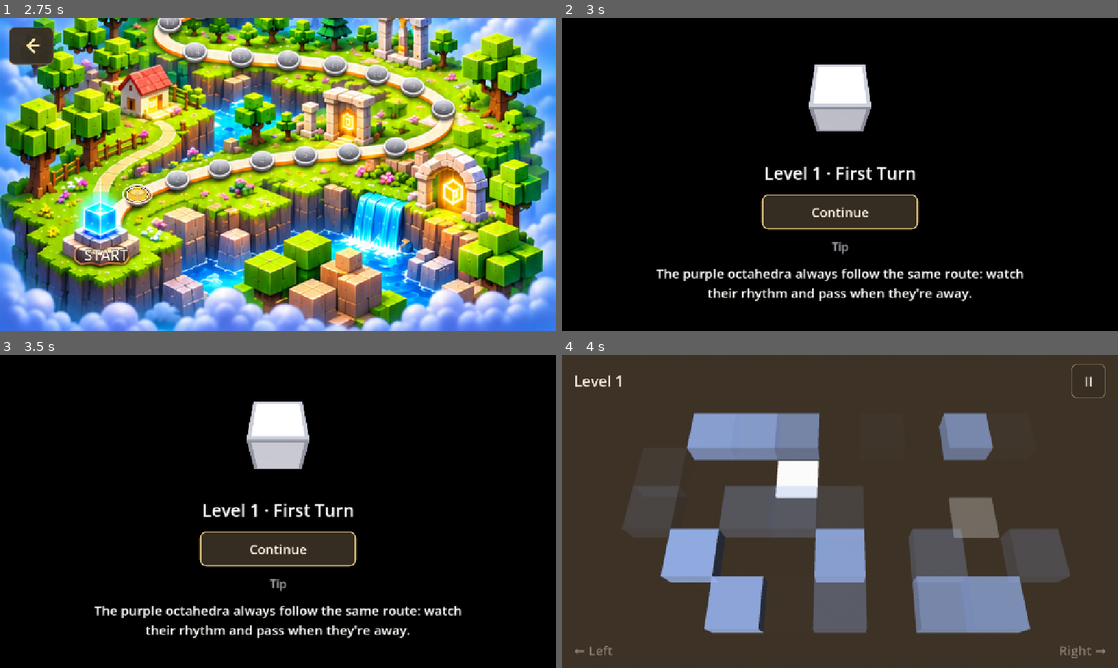
Above: before the commit, frames 1-4 (two rows, left to right).
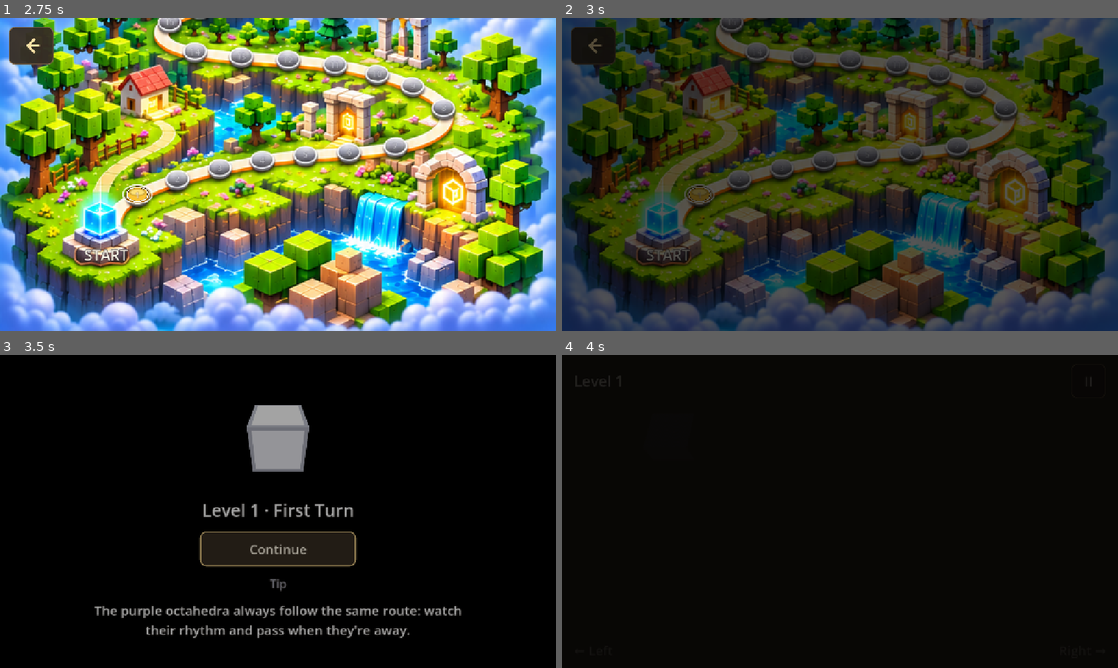
Above: after the commit, the same moments.

Repository: tonyjdev/mazecube
Game: Godot game, scene res://scenes/menu.tscn
Same seed, same stepped clock (60 frames per second), same inputs: the game is played once before the commit and once after it.
Inputs (mouse positions are in pixels of both pictures, inside the frame that each line leads up to):
- Up to frame 1 (2.75 s): click "Play" at 0.5 s; click (33, 46) at 1.25 s; click "Play" at 2 s
- Up to frame 2 (3 s): tap Enter (next_level) at 2.75 s; drag from (840, 174) to (895, 105) at 2.77 s
- Up to frame 3 (3.5 s): no input
- Up to frame 4 (4 s): click "Continue" at 3.5 s

Frame 1 is identical in both runs. In frame 2, 93% of the frame differs, in the area x 0-100%, y 0-100%; in frame 3, 4.6%; in frame 4, 100%.

Commit message:
Fundidos a negro, aparición en diagonal y llave que sube al cubo
- Fundido a negro global en GameState (fade_to_black/fade_from_black,
  por encima de todo). Antes de la pantalla de carga la pantalla actual
  funde a negro y la carga aparece desde negro; al pulsar Continuar vuelve
  a fundir a negro y se quita.
- Reiniciar (pausa, Repetir o R) detiene el juego, funde a negro,
  reconstruye el nivel y la partida aparece desde negro (0,6 s) a la vez
  que el tablero.
- El tablero aparece por diagonales, de arriba a la izquierda a abajo a la
  derecha, en lugar de en orden aleatorio. Los materiales del fundido
  escriben profundidad para que el suelo y las paredes (un solo objeto
  transparente cada uno) no tapen lo que tienen encima.
- Al coger una llave, sube desde su sitio en el mapa hasta encima del
  cubo (0,45 s), siguiéndolo aunque siga rodando.
- La pantalla de carga ya no se desvanece sola.
- Especificación al día.

Co-Authored-By: Claude Opus 5.5 <noreply@anthropic.com>

Diff:
--- a/scripts/game.gd
+++ b/scripts/game.gd
@@ -21,8 +21,10 @@
 ## RESUME_RAMP_TIME segundos con una curva ease-in cúbica (empieza muy
 ## despacio y acelera).
 ##
-## Inicio del nivel (al entrar o reiniciar): el tablero aparece casilla a
-## casilla (Level.start_reveal) y después aparece el cubo
+## Inicio del nivel (al entrar o reiniciar): la pantalla funde a negro (al
+## reiniciar; al entrar ya viene en negro de la pantalla de carga), aparece
+## desde negro mientras el tablero aparece en diagonal (Level.start_reveal) y
+## después aparece el cubo
 ## (RollingCube.appear); los enemigos no se mueven hasta que el cubo empieza
 ## a rodar.
 ## Al llegar a la meta se marca el nivel como completado y se muestra otro
@@ -75,6 +77,8 @@
 var _speed_tween: Tween
 ## Cuenta de inicios del nivel: un reinicio cancela la secuencia anterior.
 var _intro_id := 0
+## Fundiendo a negro para reiniciar.
+var _restarting := false
 
 @onready var level: Level = $Level
 @onready var cube: RollingCube = $Cube
@@ -137,13 +141,13 @@
 	pause_button.pressed.connect(_set_paused.bind(true))
 	%ContinueButton.pressed.connect(_set_paused.bind(false))
 	%RestartButton.pressed.connect(func() -> void:
+		# Sigue en pausa mientras la pantalla funde a negro.
 		_close_pause_menu()
-		get_tree().paused = false
-		_restart())
+		_restart_with_fade())
 	%DragArea.gui_input.connect(_on_drag_area_input)
 	%QuitButton.pressed.connect(GameState.go_to_menu.bind("levels"))
 	next_button.pressed.connect(_next_level)
-	%RetryButton.pressed.connect(_restart)
+	%RetryButton.pressed.connect(_restart_with_fade)
 	%LevelsButton.pressed.connect(GameState.go_to_menu.bind("levels"))
 
 	left_hint.modulate.a = HINT_IDLE_ALPHA
@@ -199,7 +203,7 @@
 		_keys_held[RollingCube.TURN_RIGHT] = true
 		_press_side(RollingCube.TURN_RIGHT)
 	elif event.is_action_pressed("restart"):
-		_restart()
+		_restart_with_fade()
 	elif event.is_action_pressed("next_level") and complete_menu.visible:
 		_next_level()
 	elif OS.is_debug_build() and event is InputEventKey and event.pressed and not event.echo:
@@ -249,7 +253,7 @@
 ## vuelve a su sitio con el juego aún en pausa y después se reanuda.
 func _set_paused(paused: bool) -> void:
 	if paused:
-		if complete_menu.visible or pause_menu.visible:
+		if complete_menu.visible or pause_menu.visible or _restarting:
 			return
 		_stop_speed_ramp()
 		get_tree().paused = true
@@ -314,6 +318,20 @@
 		_drag_last = motion.position
 
 
+## Reinicio con transición: el juego se detiene, la pantalla funde a negro,
+## se reconstruye el nivel y vuelve a aparecer desde negro (ver _play_intro).
+func _restart_with_fade() -> void:
+	if _restarting or GameState.is_loading:
+		return
+	_restarting = true
+	_stop_speed_ramp()
+	get_tree().paused = true
+	await GameState.fade_to_black()
+	get_tree().paused = false
+	_restarting = false
+	_restart()
+
+
 func _restart() -> void:
 	# Reconstruir el tablero devuelve a su sitio llaves, puertas y muros.
 	level.build()
@@ -332,6 +350,13 @@
 	_intro_id += 1
 	var id := _intro_id
 	level.start_reveal()
+	# Toda la pantalla aparece desde negro a la vez que el tablero (al entrar
+	# desde la pantalla de carga, cuando esta ya se ha quitado).
+	while GameState.is_loading:
+		await get_tree().process_frame
+	if id != _intro_id:
+		return
+	GameState.fade_from_black()
 	await level.reveal_finished
 	if id != _intro_id:
 		return
--- a/scripts/game_state.gd
+++ b/scripts/game_state.gd
@@ -10,6 +10,8 @@
 ## - Vibración del móvil (vibrate()), que respeta el ajuste.
 ## - Traducciones: se registran al arrancar a partir de Translations.
 ## - Navegación entre el menú y la partida.
+## - Fundido a negro de toda la pantalla (fade_to_black / fade_from_black),
+##   por encima de todo, para las transiciones al cargar o reiniciar un nivel.
 
 const PROGRESS_PATH := "user://progress.cfg"
 const SETTINGS_PATH := "user://settings.cfg"
@@ -19,6 +21,10 @@
 ## Fotogramas que se deja el nivel construido detrás de la pantalla de carga
 ## antes de mostrar Continuar (para que se compilen sus materiales).
 const LOADING_SETTLE_FRAMES := 4
+## Fundidos: hacia negro (antes de cargar o reiniciar) y desde negro.
+const FADE_OUT_TIME := 0.35
+const FADE_IN_TIME := 0.6
+const FADE_LAYER := 120
 ## Vibraciones: (duración en ms, intensidad de 0 a 1).
 const VIBRATION_WALL_BROKEN := Vector2(90, 0.8)
 const VIBRATION_TURN_REJECTED := Vector2(18, 0.25)
@@ -46,6 +52,9 @@
 var _completed: Array[int] = []
 ## Truco para pruebas: todos los niveles desbloqueados (ver unlock_all_levels).
 var _all_unlocked := false
+## Capa negra de los fundidos y su animación en curso.
+var _fade_rect: ColorRect
+var _fade_tween: Tween
 
 
 func _ready() -> void:
@@ -53,6 +62,44 @@
 	_load_settings()
 	_load_progress()
 	apply_settings()
+	_build_fader()
+
+
+# --- Fundidos a negro -------------------------------------------------------
+
+func _build_fader() -> void:
+	var layer := CanvasLayer.new()
+	layer.layer = FADE_LAYER
+	layer.process_mode = Node.PROCESS_MODE_ALWAYS
+	add_child(layer)
+	_fade_rect = ColorRect.new()
+	_fade_rect.color = Color(0, 0, 0, 0)
+	_fade_rect.mouse_filter = Control.MOUSE_FILTER_IGNORE
+	_fade_rect.set_anchors_preset(Control.PRESET_FULL_RECT)
+	layer.add_child(_fade_rect)
+
+
+## Oscurece la pantalla hasta negro absoluto (se puede esperar con await).
+## Mientras está negra no deja pasar toques ni clics.
+func fade_to_black(duration := FADE_OUT_TIME) -> void:
+	_fade_rect.mouse_filter = Control.MOUSE_FILTER_STOP
+	_start_fade(1.0, duration)
+	await _fade_tween.finished
+
+
+## Aclara la pantalla desde negro absoluto (se puede esperar con await).
+func fade_from_black(duration := FADE_IN_TIME) -> void:
+	_fade_rect.color.a = 1.0
+	_fade_rect.mouse_filter = Control.MOUSE_FILTER_IGNORE
+	_start_fade(0.0, duration)
+	await _fade_tween.finished
+
+
+func _start_fade(alpha: float, duration: float) -> void:
+	if _fade_tween and _fade_tween.is_valid():
+		_fade_tween.kill()
+	_fade_tween = _fade_rect.create_tween().set_ignore_time_scale(true)
+	_fade_tween.tween_property(_fade_rect, "color:a", alpha, duration)
 
 
 # --- Progreso ---------------------------------------------------------------
@@ -198,16 +245,21 @@
 ## 3. Se cambia a la escena del juego, que se construye en pausa detrás de la
 ##    pantalla de carga, y se dejan pasar unos fotogramas para que se preparen
 ##    sus materiales.
-## 4. Aparece el botón Continuar; al pulsarlo, el juego se reanuda.
+## 4. Aparece el botón Continuar; al pulsarlo, la pantalla funde a negro, se
+##    quita la pantalla de carga y el juego se reanuda (la partida aparece
+##    después desde negro, ver Game).
+## Antes de todo, la pantalla actual funde a negro.
 func play_level(index: int) -> void:
 	if is_loading:
 		return
 	current_level = clampi(index, 0, Levels.count() - 1)
 	is_loading = true
 	var tree := get_tree()
+	await fade_to_black()
 	tree.paused = false
 	var screen := LoadingScreen.new(current_level)
 	tree.root.add_child(screen)
+	fade_from_black()
 	# Dos fotogramas para que la pantalla de carga se vea antes de cargar nada.
 	await tree.process_frame
 	await tree.process_frame
@@ -226,6 +278,8 @@
 		await tree.process_frame
 	screen.mark_loaded()
 	await screen.continued
+	await fade_to_black()
+	screen.queue_free()
 	tree.paused = false
 	is_loading = false
 
--- a/scripts/level.gd
+++ b/scripts/level.gd
@@ -29,7 +29,8 @@
 ## Las filas crecen hacia +Z (hacia abajo en pantalla) y las columnas hacia +X.
 ##
 ## Aparición (start_reveal): al empezar o reiniciar el nivel, el tablero se
-## dibuja casilla a casilla en orden aleatorio en REVEAL_TIME segundos: cada
+## dibuja casilla a casilla en diagonal, de arriba a la izquierda a abajo a
+## la derecha, en REVEAL_TIME segundos: cada
 ## casilla (suelo, pared, roca y lo que haya encima) aparece en su sitio y
 ## con su tamaño, pasando de transparente a opaca. Mientras tanto los enemigos están
 ## quietos (ver set_enemies_frozen). Al acabar emite reveal_finished.
@@ -407,6 +408,11 @@
 
 
 ## Quita la llave del mapa y devuelve su color.
+## Posición y giro (globales) de la llave de esa casilla en el mapa.
+func key_transform(cell: Vector2i) -> Transform3D:
+	return _keys[cell]["node"].global_transform if _keys.has(cell) else Transform3D()
+
+
 func take_key(cell: Vector2i) -> String:
 	var color := key_color(cell)
 	if color != "":
@@ -460,24 +466,33 @@
 
 # --- Aparición del tablero -----------------------------------------------------
 
-## Oculta el tablero y lo hace aparecer casilla a casilla (ver REVEAL_TIME).
+## Oculta el tablero y lo hace aparecer casilla a casilla en diagonal, desde
+## arriba a la izquierda (ver REVEAL_TIME).
 ## Los enemigos se quedan quietos hasta set_enemies_frozen(false).
 func start_reveal() -> void:
 	_reveal_time = 0.0
 	_reveal_delays.clear()
 	var max_delay := REVEAL_TIME - REVEAL_FADE_TIME
+	var grid := get_grid_size()
+	# Cada diagonal (x + z constante) empieza algo después de la anterior.
+	var diagonals := maxf(1.0, grid.x + grid.y - 2)
 	for z in layout.size():
 		for x in layout[z].length():
-			_reveal_delays[Vector2i(x, z)] = randf() * max_delay
+			_reveal_delays[Vector2i(x, z)] = (x + z) / diagonals * max_delay
+	# Los materiales del fundido escriben profundidad: si no, el suelo y las
+	# paredes (un solo objeto transparente cada uno) taparían lo que tienen
+	# encima según el orden en que se dibujen.
 	for entry in _reveal_multimeshes:
-		(entry["material"] as BaseMaterial3D).transparency = BaseMaterial3D.TRANSPARENCY_ALPHA
+		var mat: BaseMaterial3D = entry["material"]
+		mat.transparency = BaseMaterial3D.TRANSPARENCY_ALPHA
+		mat.depth_draw_mode = BaseMaterial3D.DEPTH_DRAW_ALWAYS
 	_reveal_nodes.clear()
 	for child in get_children():
 		var node := child as Node3D
 		if node == null or node is MultiMeshInstance3D or node.is_queued_for_deletion():
 			continue
 		var cell := Vector2i(roundi(node.position.x / CELL_SIZE), roundi(node.position.z / CELL_SIZE))
-		_reveal_nodes.append({"delay": _reveal_delays.get(cell, randf() * max_delay),
+		_reveal_nodes.append({"delay": _reveal_delays.get(cell, 0.0),
 			"materials": _fade_materials(node)})
 	set_enemies_frozen(true)
 	_revealing = true
@@ -511,7 +526,9 @@
 		var multimesh: MultiMesh = entry["multimesh"]
 		for i in multimesh.instance_count:
 			multimesh.set_instance_color(i, Color.WHITE)
-		(entry["material"] as BaseMaterial3D).transparency = BaseMaterial3D.TRANSPARENCY_DISABLED
+		var mat: BaseMaterial3D = entry["material"]
+		mat.transparency = BaseMaterial3D.TRANSPARENCY_DISABLED
+		mat.depth_draw_mode = BaseMaterial3D.DEPTH_DRAW_OPAQUE_ONLY
 	for entry in _reveal_nodes:
 		for item: Dictionary in entry["materials"]:
 			var mesh_instance: MeshInstance3D = item["node"]
@@ -580,6 +597,7 @@
 	var fade := base.duplicate() as BaseMaterial3D
 	if fade.transparency == BaseMaterial3D.TRANSPARENCY_DISABLED:
 		fade.transparency = BaseMaterial3D.TRANSPARENCY_ALPHA
+		fade.depth_draw_mode = BaseMaterial3D.DEPTH_DRAW_ALWAYS
 	return fade
 
 
--- a/scripts/loading_screen.gd
+++ b/scripts/loading_screen.gd
@@ -3,8 +3,8 @@
 ## Pantalla de carga de un nivel: fondo negro, el cubo del juego volcando en
 ## el centro, el número y nombre del nivel, «Cargando…» y debajo un consejo
 ## elegido al azar de TIPS. Cuando el nivel está listo (mark_loaded), el texto
-## de carga se cambia por el botón Continuar; al pulsarlo se emite continued y
-## la pantalla se desvanece y se libera sola.
+## de carga se cambia por el botón Continuar; al pulsarlo se emite continued
+## (GameState funde a negro y la quita).
 ##
 ## No pertenece a ninguna escena: GameState la añade a la raíz para que siga
 ## visible mientras se cambia de escena (ver GameState.play_level).
@@ -23,7 +23,6 @@
 ## Vuelco del cubo: duración de cada giro de 90° y pausa entre giros.
 const ROLL_TIME := 0.35
 const ROLL_PAUSE := 0.12
-const FADE_TIME := 0.25
 const TIP_WIDTH := 880.0
 const DIM_TEXT := Color(0.62, 0.62, 0.66)
 
@@ -113,9 +112,6 @@
 		return
 	_continue_button.visible = false
 	continued.emit()
-	var tween := create_tween()
-	tween.tween_property(get_child(0), "modulate:a", 0.0, FADE_TIME)
-	tween.tween_callback(queue_free)
 
 
 ## Vista 3D propia (con su mundo) en la que vuelca el cubo del juego.
--- a/scripts/rolling_cube.gd
+++ b/scripts/rolling_cube.gd
@@ -7,8 +7,8 @@
 ## suelo, y solo Body se anima durante el vuelco.
 ##
 ## Llaves y puertas: el cubo coge una llave al llegar a su casilla (solo puede
-## llevar una; si ya lleva otra, no pasa nada). La llave que lleva se muestra
-## encima del cubo. Una puerta cerrada es un obstáculo como una pared: los
+## llevar una; si ya lleva otra, no pasa nada). Al cogerla, la llave sube desde
+## su sitio en el mapa hasta encima del cubo (KEY_LIFT_TIME) y ahí se queda. Una puerta cerrada es un obstáculo como una pared: los
 ## giros hacia ella se descartan y al chocar de frente el cubo rebota; si lleva
 ## la llave de su color, la puerta y la llave desaparecen y el cubo rebota.
 ##
@@ -81,6 +81,9 @@
 const HALF := 0.5
 ## Altura sobre el suelo de la llave que lleva el cubo.
 const HELD_KEY_HEIGHT := 2.05
+## Al coger una llave, lo que tarda en subir desde su sitio en el mapa hasta
+## encima del cubo.
+const KEY_LIFT_TIME := 0.45
 ## Media vuelta: tiempo que el cubo se queda parado.
 const REVERSE_PAUSE := 0.2
 ## Humo de la media vuelta: bocanadas por cada lado de la base que salen hacia
@@ -161,6 +164,10 @@
 var _cooldown := 0.0
 var _tween: Tween
 var _held_key_node: Node3D
+## Subida de la llave recién cogida: progreso (1 = ya encima del cubo) y
+## posición de la que sale.
+var _key_lift := 1.0
+var _key_lift_from := Vector3.ZERO
 ## Power ups activos: id -> { "power_up": PowerUp, "stacks": int, "time_left": float }
 var _power_ups := {}
 
@@ -286,6 +293,10 @@
 	# La llave que lleva el cubo sigue girando sobre sí misma, como en el mapa.
 	if _held_key_node:
 		_held_key_node.rotate_y(Level.KEY_SPIN_SPEED * delta)
+		if _key_lift < 1.0:
+			_key_lift = minf(_key_lift + delta / KEY_LIFT_TIME, 1.0)
+			if not _rolling:
+				_update_held_key(Vector3.ZERO)
 	if level == null or _rolling or is_finished:
 		return
 	if _cooldown > 0.0:
@@ -451,11 +462,16 @@
 	if _dead:
 		return
 	if held_key == "" and level.key_color(cell) != "":
+		# La llave sale de donde estaba en el mapa (con el mismo giro) y sube
+		# hasta encima del cubo (ver _update_held_key).
+		var from := level.key_transform(cell)
 		held_key = level.take_key(cell)
 		_held_key_node = KeyVisual.create(Level.ITEM_COLORS[held_key])
 		_held_key_node.top_level = true
-		_held_key_node.scale = Vector3.ONE * Level.KEY_SCALE
 		add_child(_held_key_node)
+		_held_key_node.global_transform = from
+		_key_lift_from = from.origin
+		_key_lift = 0.0
 		key_picked.emit(held_key)
 	var power_up := level.take_power_up(cell)
 	if power_up:
@@ -735,7 +751,11 @@
 ## cuerpo durante el vuelco).
 func _update_held_key(offset: Vector3) -> void:
 	if _held_key_node:
-		_held_key_node.global_position = global_position + offset + Vector3(0, HELD_KEY_HEIGHT, 0)
+		var target := global_position + offset + Vector3(0, HELD_KEY_HEIGHT, 0)
+		if _key_lift < 1.0:
+			var k := 1.0 - pow(1.0 - _key_lift, 3.0)
+			target = _key_lift_from.lerp(target, k)
+		_held_key_node.global_position = target
 
 
 static func _snap_basis(b: Basis) -> Basis:
Not shown, changed: docs/especificacion_juego_cubo.md
